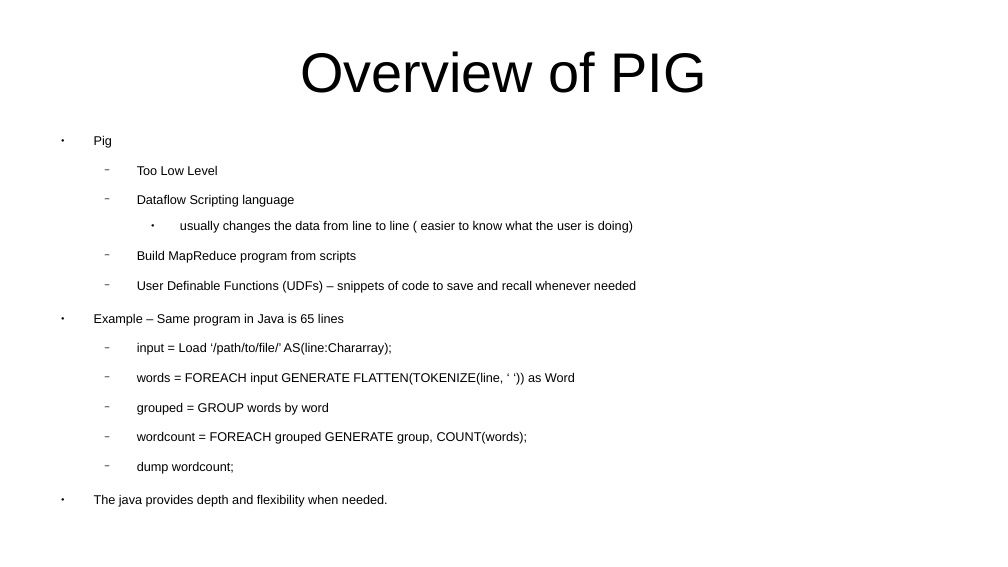
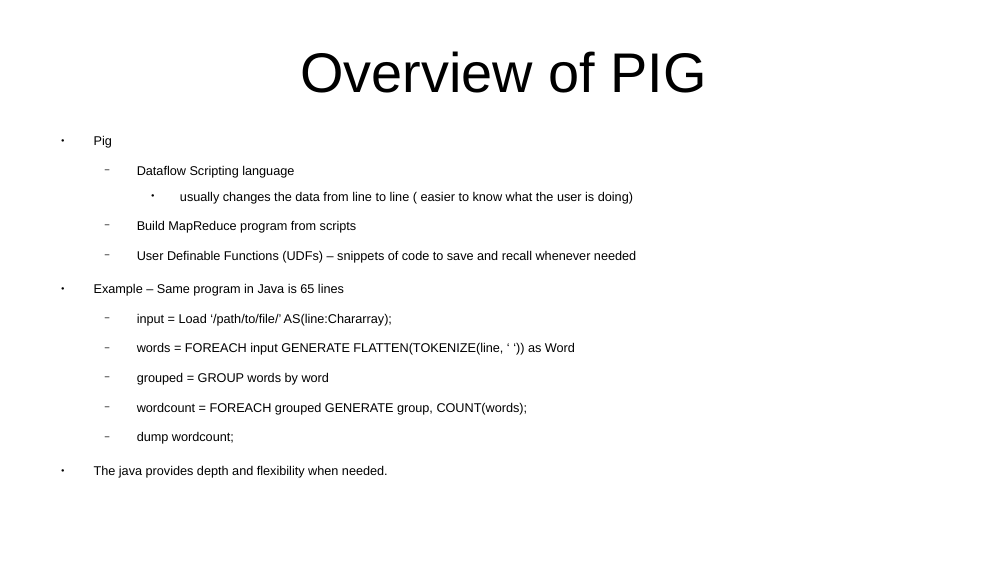
Before and after one commit to CharlesStockman/notesFromCourses, a slide deck: slide 7 of dataScience/Learning Hadoop 2.odp. Drawn at 1008x567 pixels with LibreOffice and Linux fonts; fonts in the diff are those of the drawing. Boxes give left, top, right and bottom in pixels: in the first picture for what was removed or moved away, otherwise in the second. Text is boxed around its words. In the diff, an @@ line names an element or a change of style, - is before the commit and + after.

```diff
--- a/dataScience/Learning Hadoop 2.odp
+++ b/dataScience/Learning Hadoop 2.odp
@@ text at (137,166,217,175): paragraph removed @@
-  − Too Low Level
```
Also in this commit, not shown: 7 other slides changed, 15 other files.
